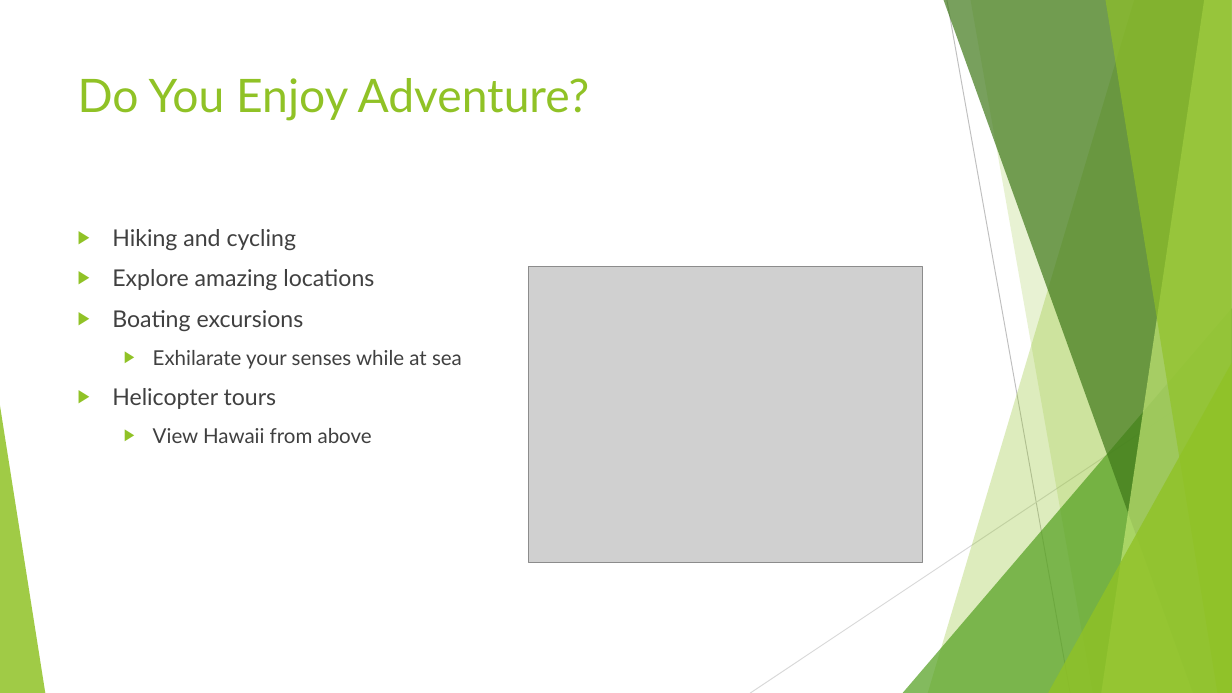
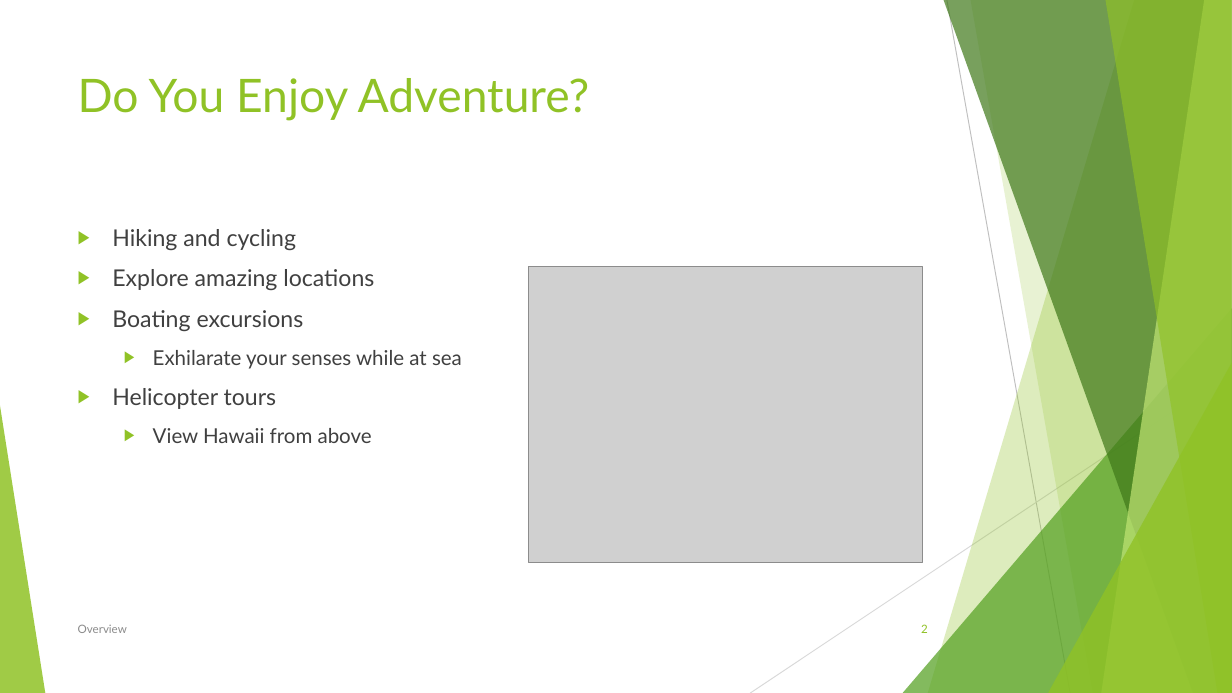
Before and after one commit to soumyavajjhala/soumyavajjhala.github.io, a slide deck: slide 2 of Desktop Publishing & Presentation Graphics Applications/Microsoft PowerPoint Comprehensive/Overview.pptx. Drawn at 1232x693 pixels with LibreOffice and Linux fonts; fonts in the diff are those of the drawing; grey boxes stand for pictures. Boxes give left, top, right and bottom in pixels: in the first picture for what was removed or moved away, otherwise in the second. Text is boxed around its words. In the diff, an @@ line names an element or a change of style, - is before the commit and + after.

```diff
--- a/Desktop Publishing & Presentation Graphics Applications/Microsoft PowerPoint Comprehensive/Overview.pptx
+++ b/Desktop Publishing & Presentation Graphics Applications/Microsoft PowerPoint Comprehensive/Overview.pptx
@@ text added at (78, 625, 127, 633), 9 pt, text #8C8C8C @@
+Overview
@@ page number added at (921, 624, 928, 633), 9 pt, text #90C226 @@
+2
```
Also in this commit, not shown: 3 other slides changed.
